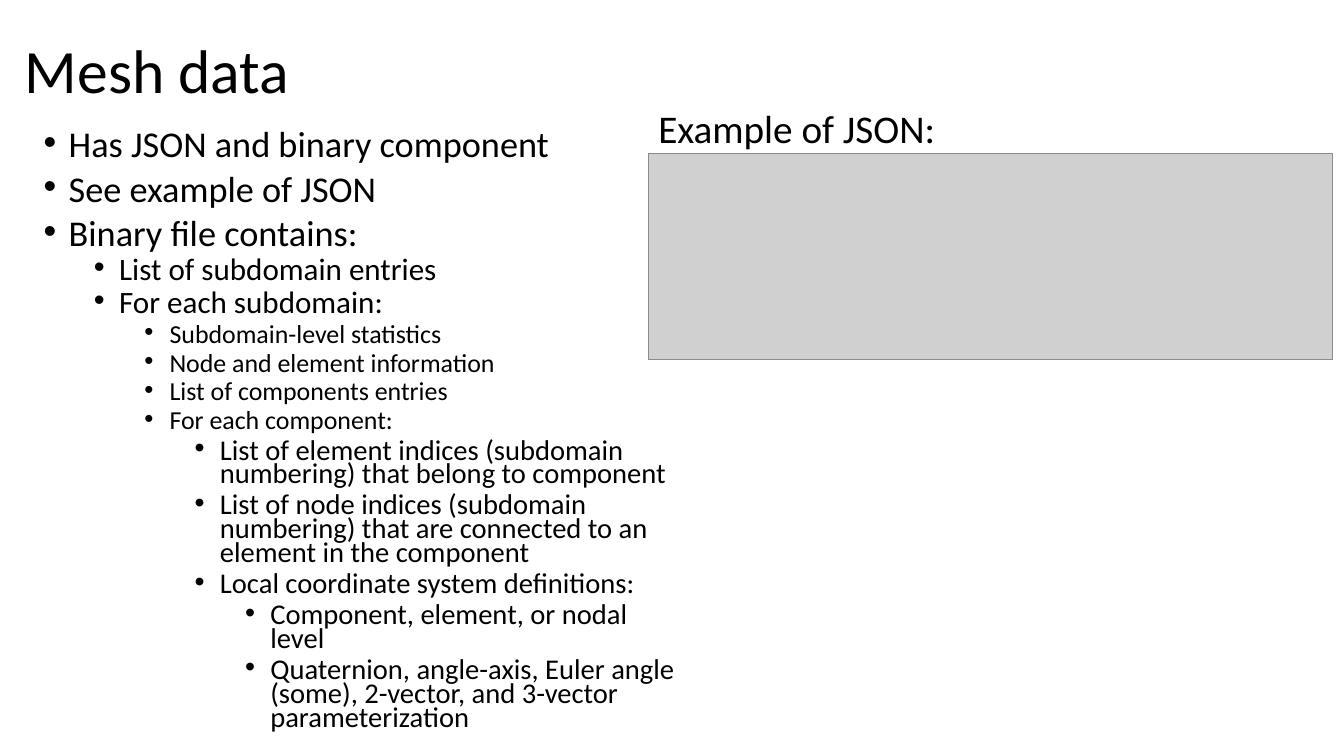
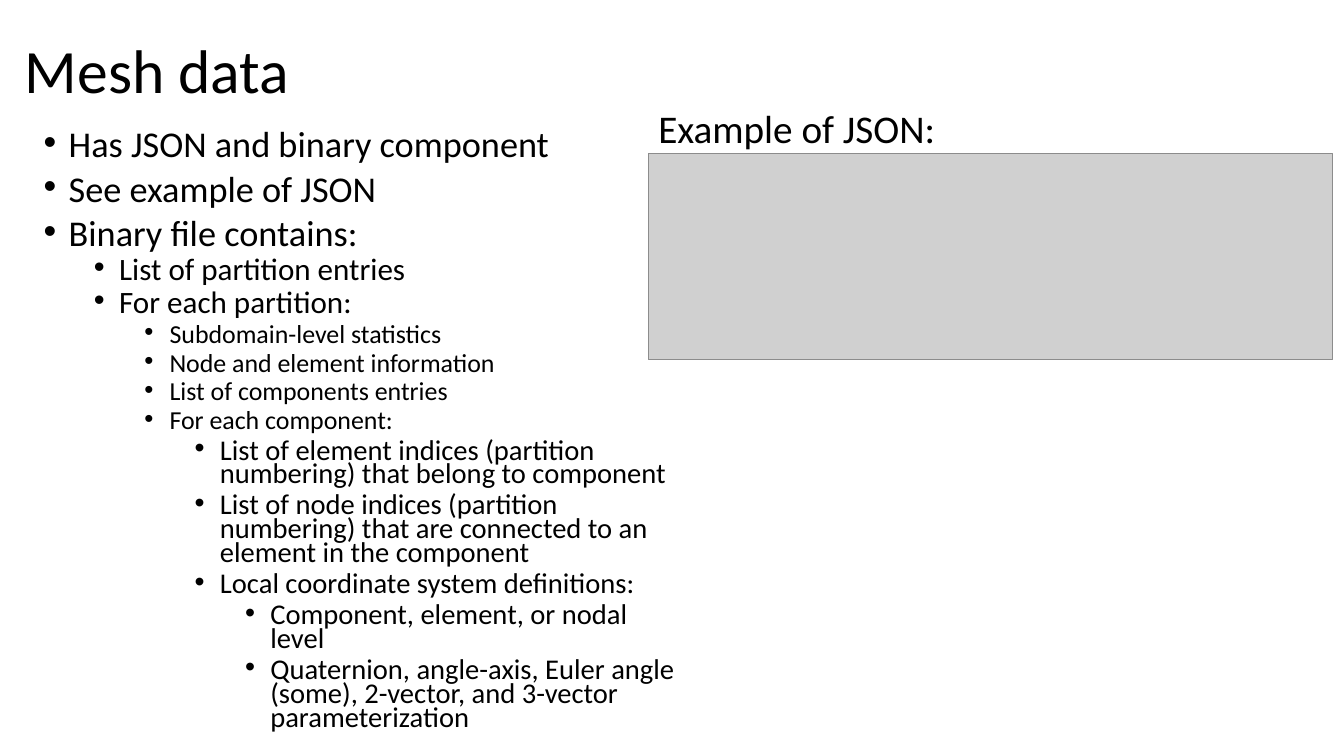
Before and after one commit to afrl/sheff-fea-io, a slide deck: slide 7 of docs/FormatSpecification.pptx (slide 8 before the commit). Drawn at 1344x756 pixels with LibreOffice and Linux fonts; fonts in the diff are those of the drawing; grey boxes stand for pictures. Boxes give left, top, right and bottom in pixels: in the first picture for what was removed or moved away, otherwise in the second. Text is boxed around its words. In the diff, an @@ line names an element or a change of style, - is before the commit and + after.

Commit message:
Polisher MeshWriter, separated parallel writer as MeshParWriter, and finished MeshReader.

```diff
--- a/docs/FormatSpecification.pptx
+++ b/docs/FormatSpecification.pptx
@@ text at (x1=119, y1=258, x2=405, y2=318): text changed @@
-  • List of subdomain entries
-  • For each subdomain:
+  • List of partition entries
+  • For each partition:
@@ text at (x1=220, y1=439, x2=665, y2=567): text changed @@
-      • List of element indices (subdomain numbering) that belong to component
-      • List of node indices (subdomain numbering) that are connected to an element in the component
+      • List of element indices (partition numbering) that belong to component
+      • List of node indices (partition numbering) that are connected to an element in the component
```
Also in this commit, not shown: 7 other slides changed, 1 slide removed, 6 other files.
